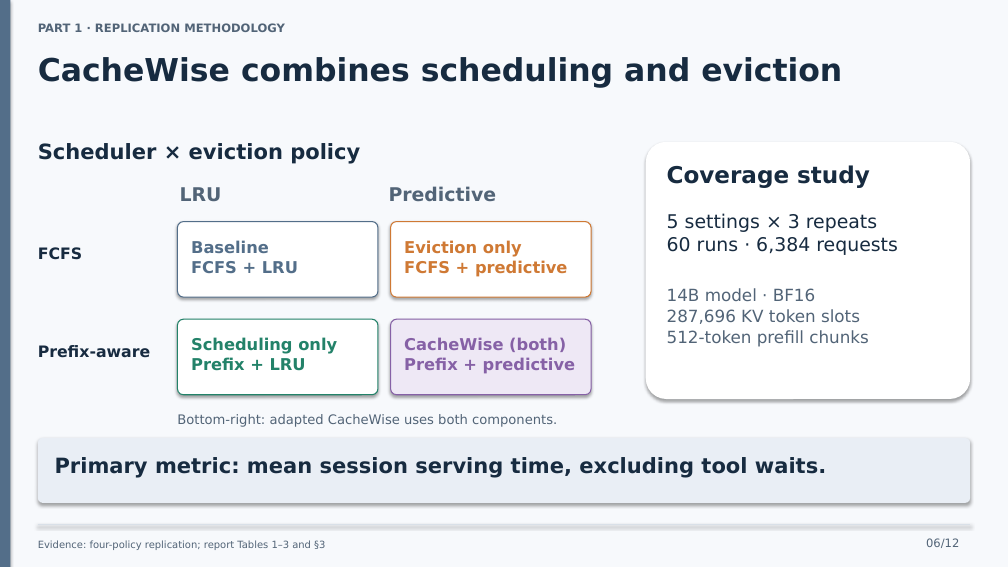
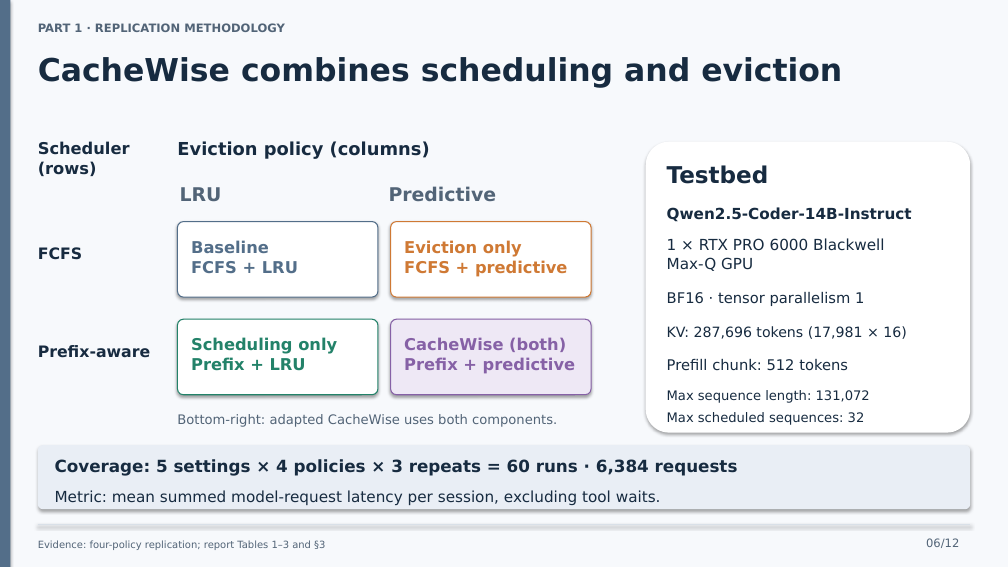
Before and after one commit to ahz-r3v/Distributed-System-Project, a slide deck: slide 6 of presentation/cachewise-10-minute-talk.pptx. Drawn at 1008x567 pixels with LibreOffice and Linux fonts; fonts in the diff are those of the drawing. Boxes give left, top, right and bottom in pixels: in the first picture for what was removed or moved away, otherwise in the second. Text is boxed around its words. In the diff, an @@ line names an element or a change of style, - is before the commit and + after.

Commit message:
docs: label policy matrix axes and add presentation testbed

```diff
--- a/presentation/cachewise-10-minute-talk.pptx
+++ b/presentation/cachewise-10-minute-talk.pptx
@@ text added at [38,141,130,176], 15.5 pt, text #172B40, bold @@
+Scheduler
+(rows)
@@ text at [177,141,430,159]: text changed; size 20 to 17 pt @@
-Scheduler × eviction policy
+Eviction policy (columns)
@@ rounded rectangle: place and size @@
-rounded rectangle at [646,142,970,399]
+rounded rectangle at [646,142,970,433]
@@ text at [667,165,769,184]: text changed @@
-Coverage study
+Testbed
@@ text added at [667,207,912,222], 14.5 pt, text #172B40, bold @@
+Qwen2.5-Coder-14B-Instruct
@@ text added at [667,238,885,271], 14.5 pt, text #172B40 @@
+1 × RTX PRO 6000 Blackwell
+Max-Q GPU
@@ text removed at [667,288,868,347] @@
-14B model · BF16
-287,696 KV token slots
-512-token prefill chunks
@@ text added at [667,292,864,306], 14 pt, text #172B40 @@
+BF16 · tensor parallelism 1
@@ text added at [667,326,906,339], 13.5 pt, text #172B40 @@
+KV: 287,696 tokens (17,981 × 16)
@@ text added at [667,359,848,371], 14 pt, text #172B40 @@
+Prefill chunk: 512 tokens
@@ text added at [667,390,870,403], 12.5 pt, text #172B40 @@
+Max sequence length: 131,072
@@ text added at [667,412,865,425], 12.5 pt, text #172B40 @@
+Max scheduled sequences: 32
@@ rounded rectangle: place and size @@
-rounded rectangle at [38,438,970,503]
+rounded rectangle at [38,445,970,510]
@@ text at [55,459,738,476]: text changed; size 18 to 16 pt; bold on @@
-5 settings × 3 repeats
-60 runs · 6,384 requests
+Coverage: 5 settings × 4 policies × 3 repeats = 60 runs · 6,384 requests
@@ text at [55,490,661,505]: text changed; size 20 to 14.5 pt; bold off @@
-Primary metric: mean session serving time, excluding tool waits.
+Metric: mean summed model-request latency per session, excluding tool waits.
```
Also in this commit, not shown: 1 other slide changed, 9 other files.
